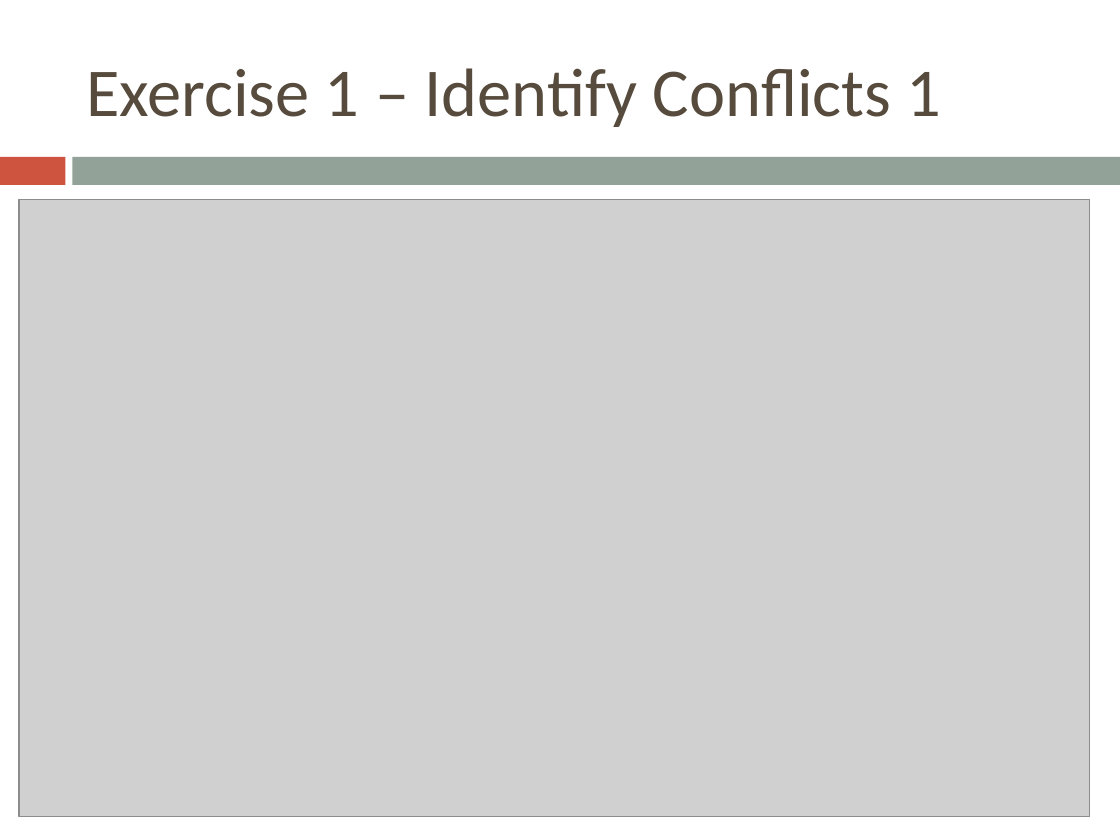
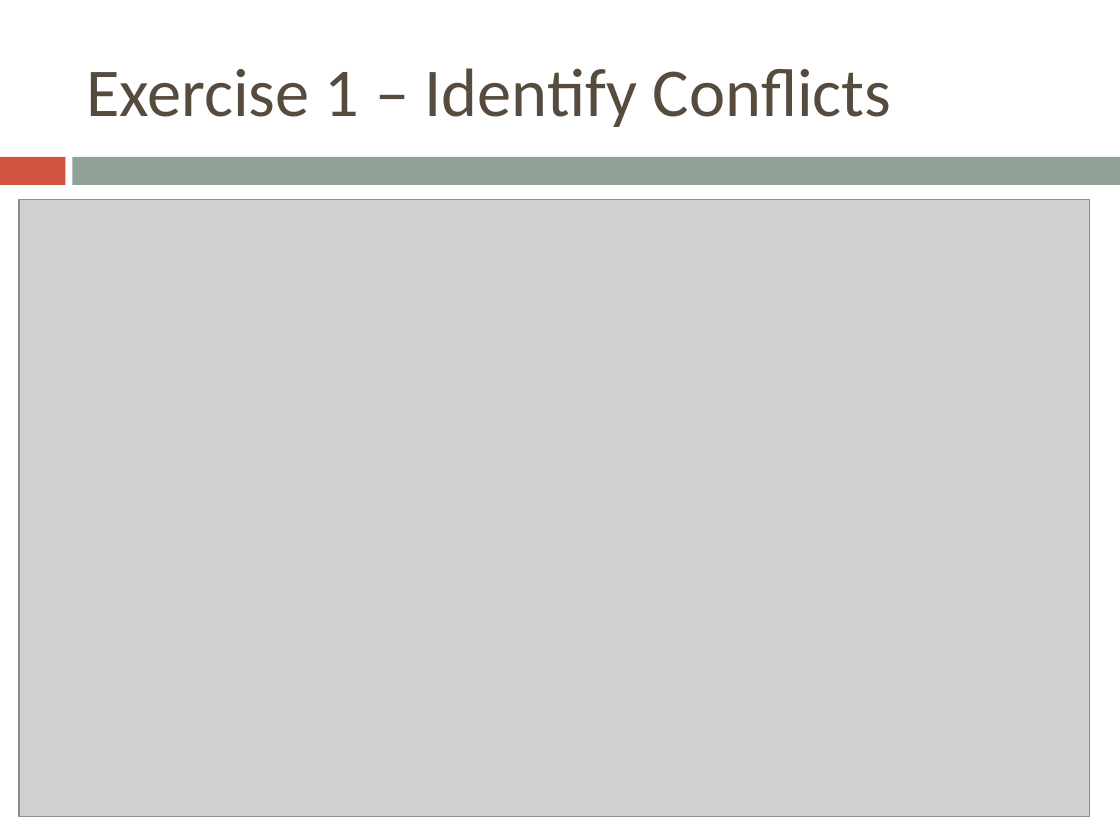
Before and after one commit to bugxd/DBTech, a slide deck: slide 5 of Assignment_4.pptx (slide 4 before the commit). Drawn at 1120x840 pixels with LibreOffice and Linux fonts; fonts in the diff are those of the drawing; grey boxes stand for pictures. Boxes give left, top, right and bottom in pixels: in the first picture for what was removed or moved away, otherwise in the second. Text is boxed around its words. In the diff, an @@ line names an element or a change of style, - is before the commit and + after.

```diff
--- a/Assignment_4.pptx
+++ b/Assignment_4.pptx
@@ title at box(86, 68, 891, 127): text changed @@
-Exercise 1 – Identify Conflicts 1
+Exercise 1 – Identify Conflicts
```
Also in this commit, not shown: 7 other slides changed, 17 slides added, 2 slides removed, 21 other files.
